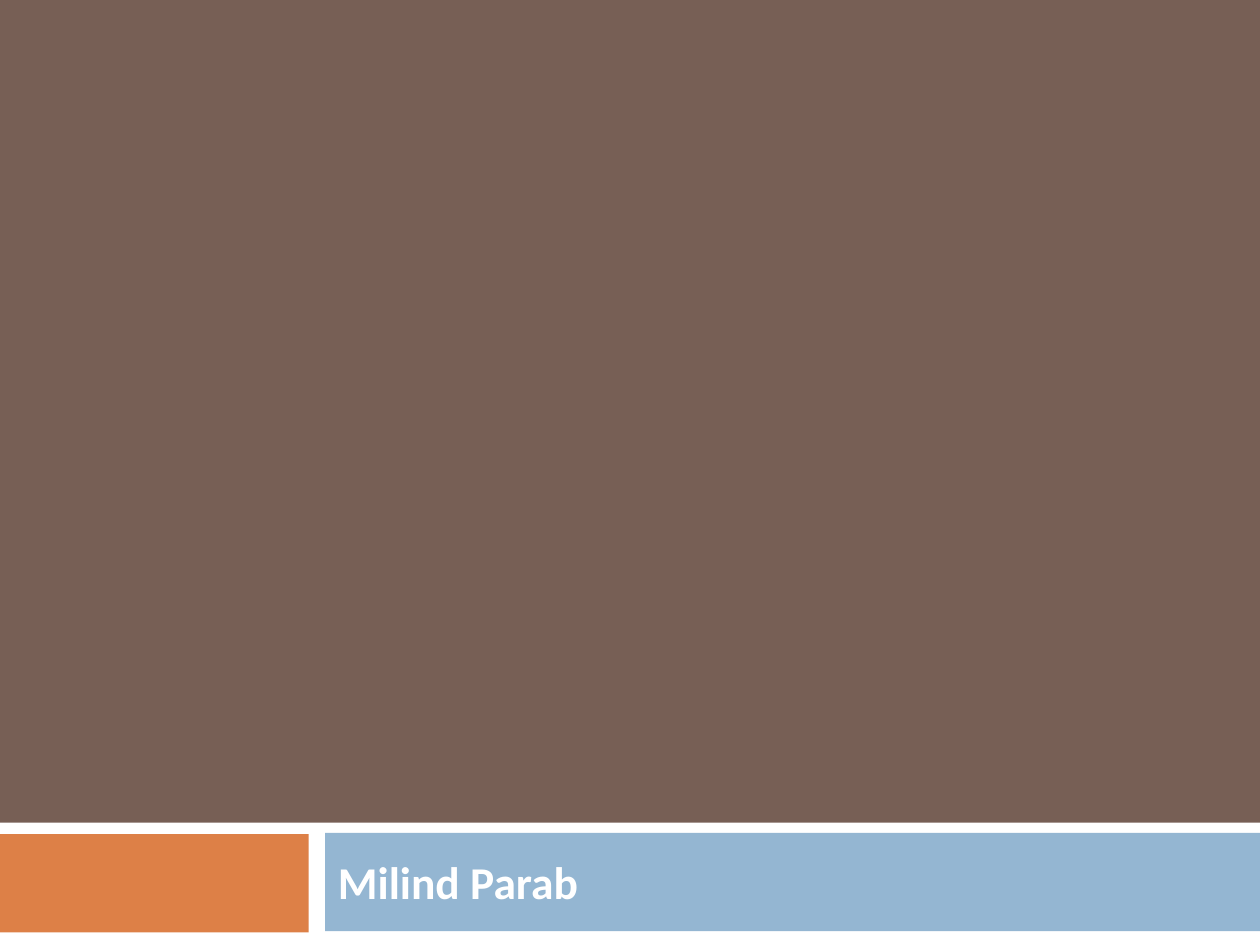
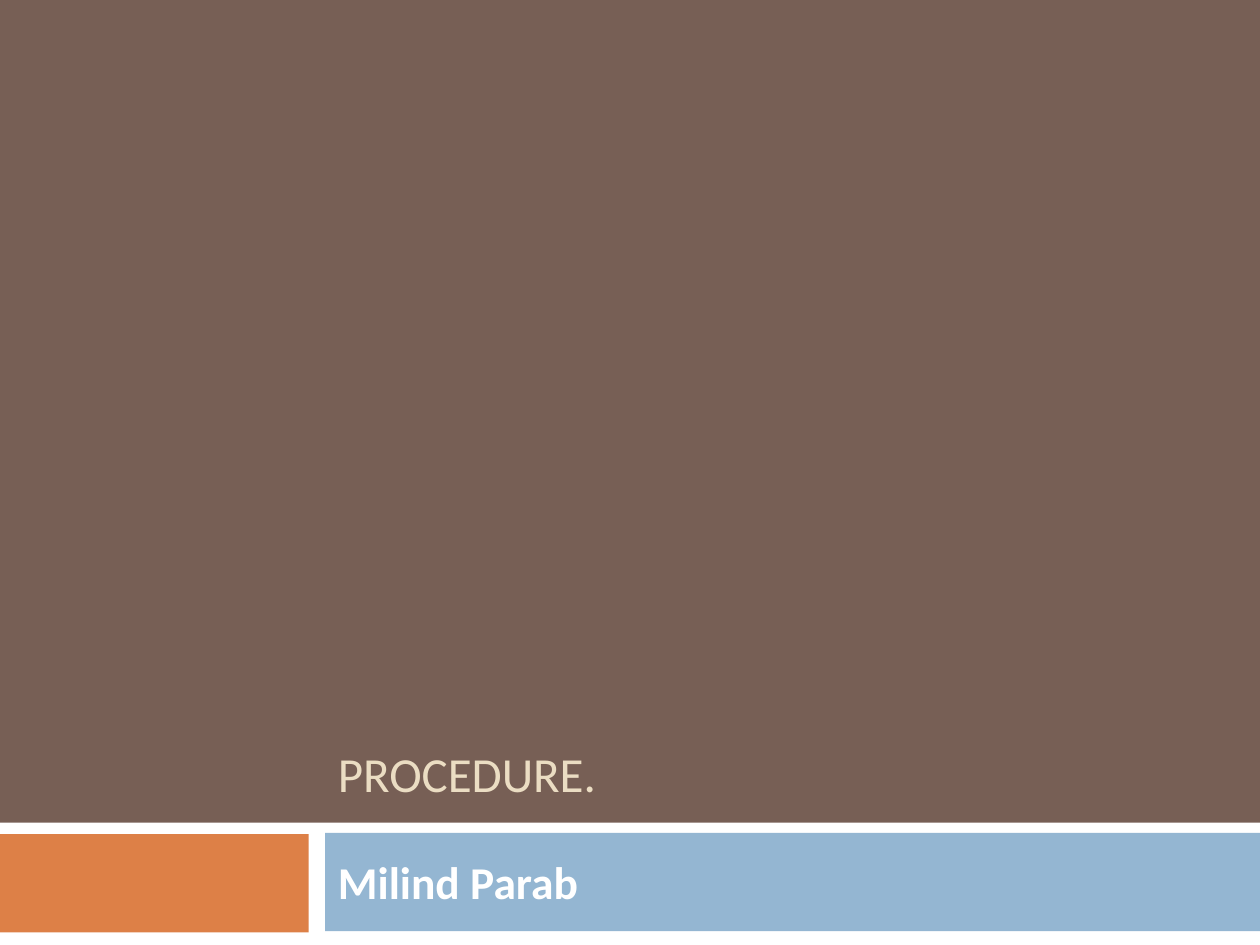
Before and after one commit to mparab01/SAP_HANA, a slide deck: slide 1 of 27. Procedure.pptx. Drawn at 1260x945 pixels with LibreOffice and Linux fonts; fonts in the diff are those of the drawing. Boxes give left, top, right and bottom in pixels: in the first picture for what was removed or moved away, otherwise in the second. Text is boxed around its words. In the diff, an @@ line names an element or a change of style, - is before the commit and + after.

Commit message:
Procedure
Procedure

```diff
--- a/27. Procedure.pptx
+++ b/27. Procedure.pptx
@@ title added at <box>338,760,596,793</box>, 28 pt, text #EBDDC3 @@
+PROCEDURE.
```
